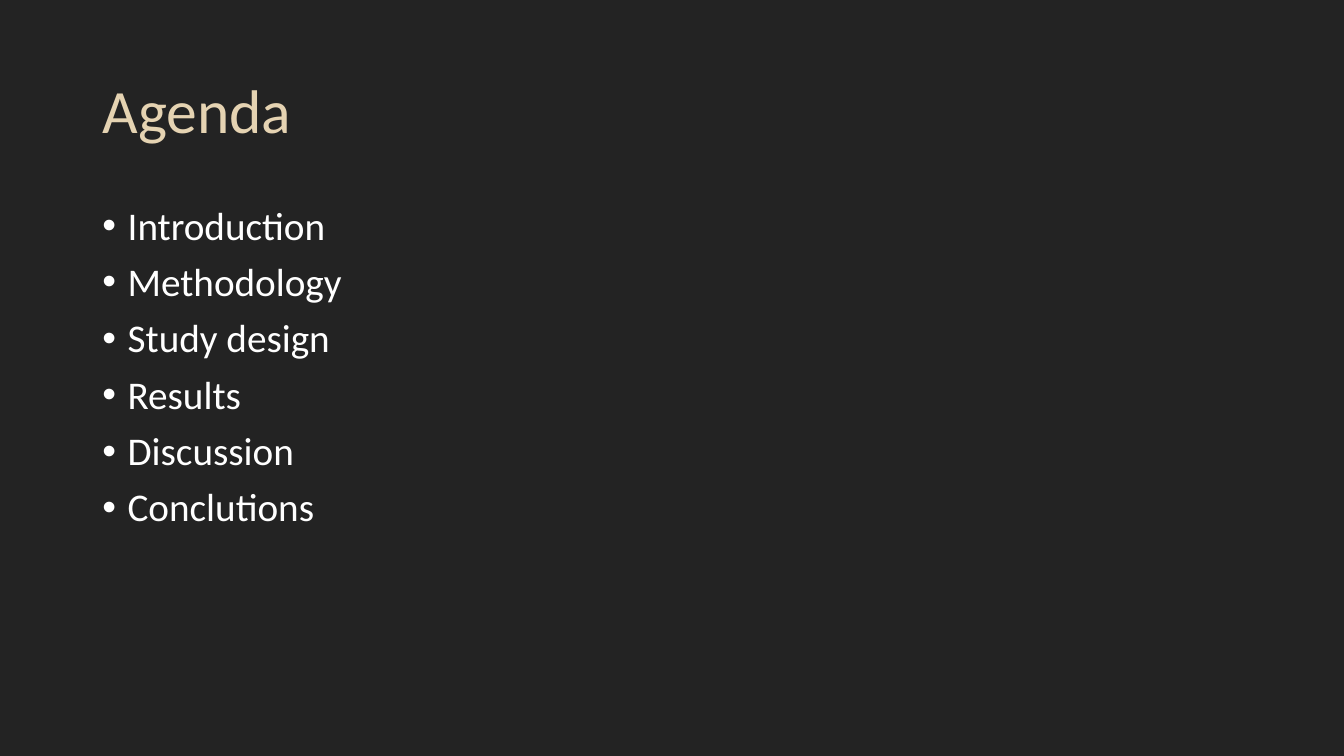
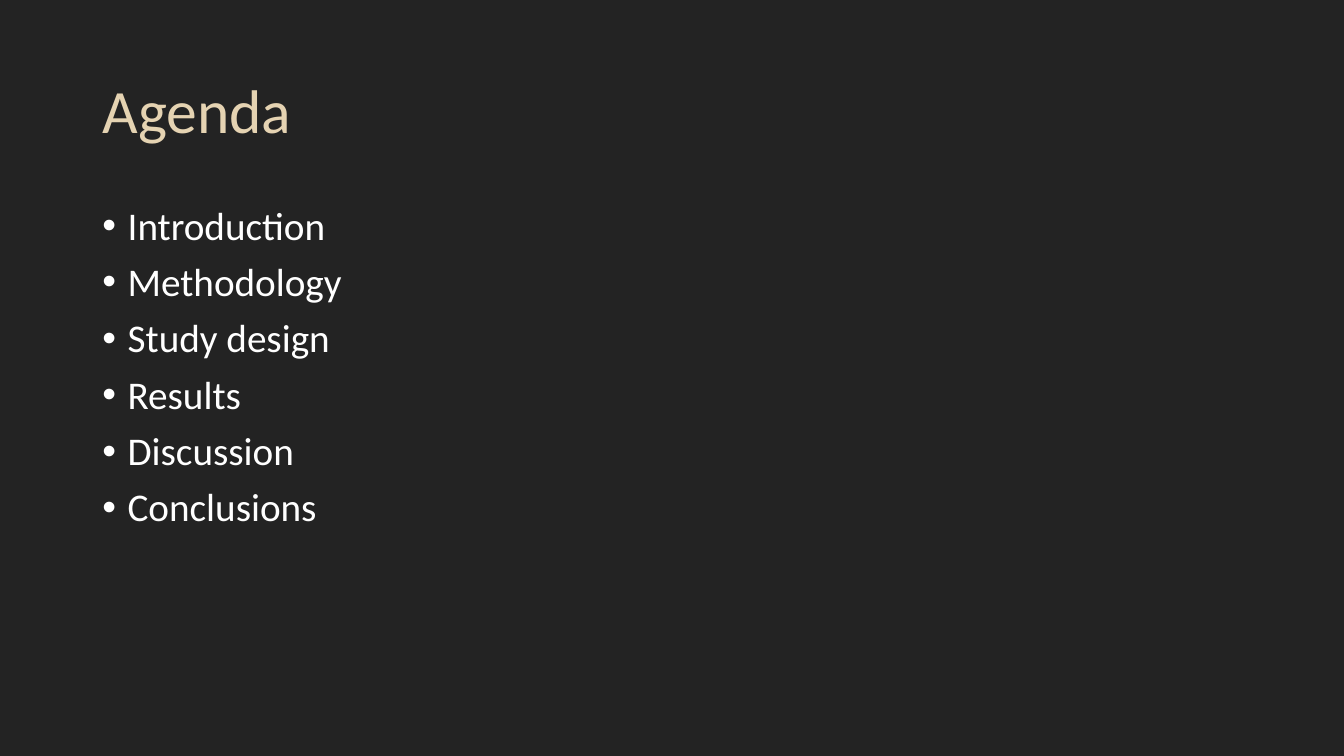
Before and after one commit to timoudas/MasterThesis, a slide deck: slide 2 of presentation.pptm. Drawn at 1344x756 pixels with LibreOffice and Linux fonts; fonts in the diff are those of the drawing. Boxes give left, top, right and bottom in pixels: in the first picture for what was removed or moved away, otherwise in the second. Text is boxed around its words. In the diff, an @@ line names an element or a change of style, - is before the commit and + after.

```diff
--- a/presentation.pptm
+++ b/presentation.pptm
@@ text at (128,493,317,522): text changed @@
-• Conclutions
+• Conclusions
```
Also in this commit, not shown: 2 other slides changed, 7 slides added, 5 slides removed, 1 other file.
